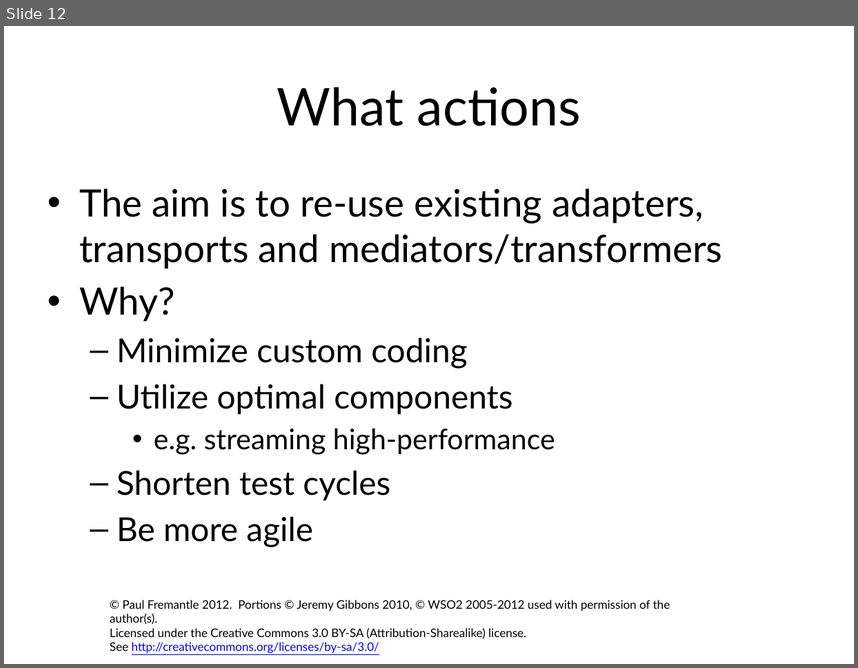
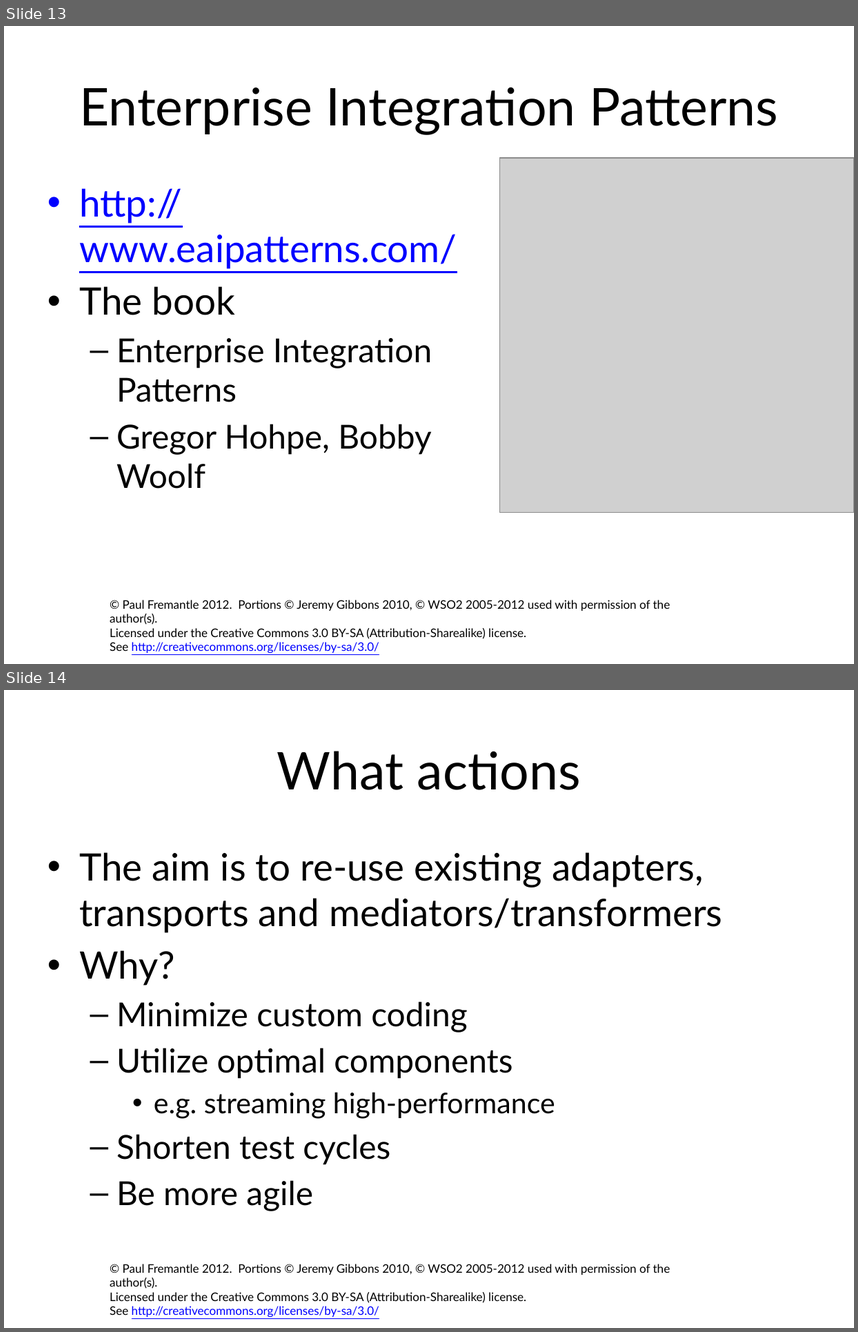
Before and after one commit to pzfreo/ox-soa-old, a slide deck: presentations/06-ESB.pptx. Shown one above the other, each under a label of ours: slide 12 before the commit, slides 13 and 14 after it. The pictures are 858x668 and 858x1332 pixels, drawn with LibreOffice and Linux fonts; fonts in the diff are those of the drawing; grey boxes stand for pictures; background and template pictures are left out. Boxes give left, top, right and bottom in pixels: in the first picture for what was removed or moved away, otherwise in the second. Text is boxed around its words. In the diff, an @@ line names an element or a change of style, - is before the commit and + after.

```diff
--- a/presentations/06-ESB.pptx
+++ b/presentations/06-ESB.pptx
@@ slide 13 added at (4,26,854,664), background #FFFFFF; not listed: 1 template element that a slide beside it also shows @@
@@ title added at (79,87,778,134), 44 pt, text #000000 @@
+Enterprise Integration Patterns
@@ picture added at (499,158,854,512) @@
@@ text added at (79,188,457,488), 28 pt, text #000000 @@
+• http://www.eaipatterns.com/
+• The book
+  – Enterprise Integration Patterns
+  – Gregor Hohpe, Bobby Woolf
@@ what was slide 12 is now slide 14 @@
```
Also in this commit, not shown: 7 other slides added, 1 other file.
